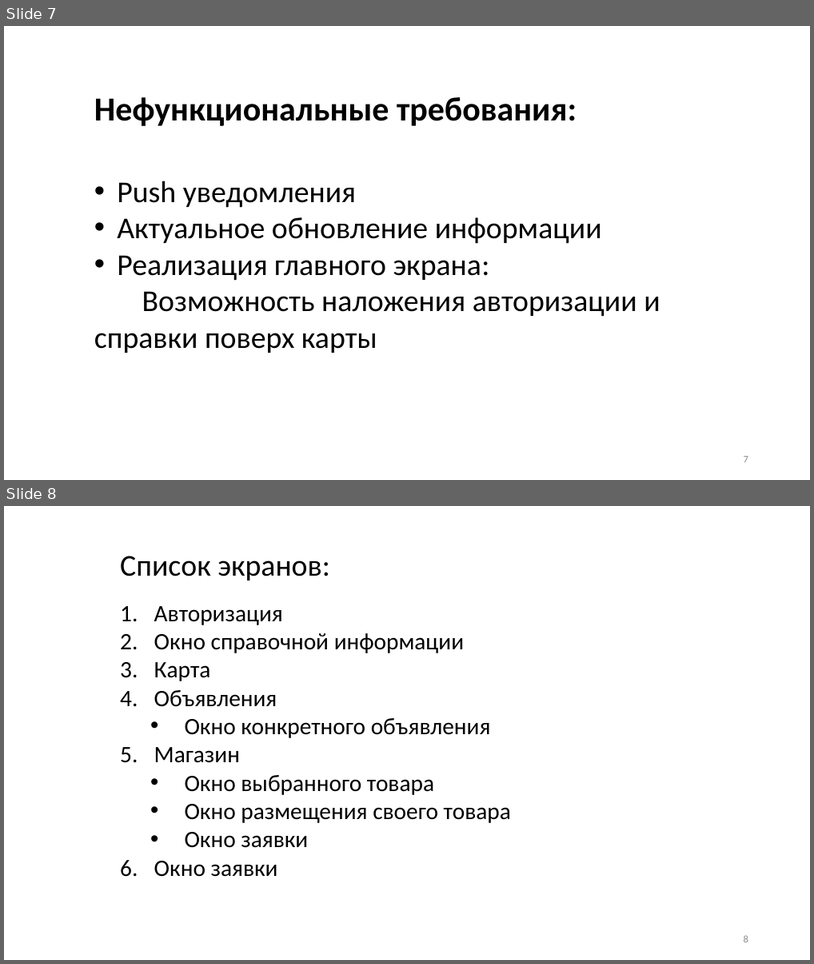
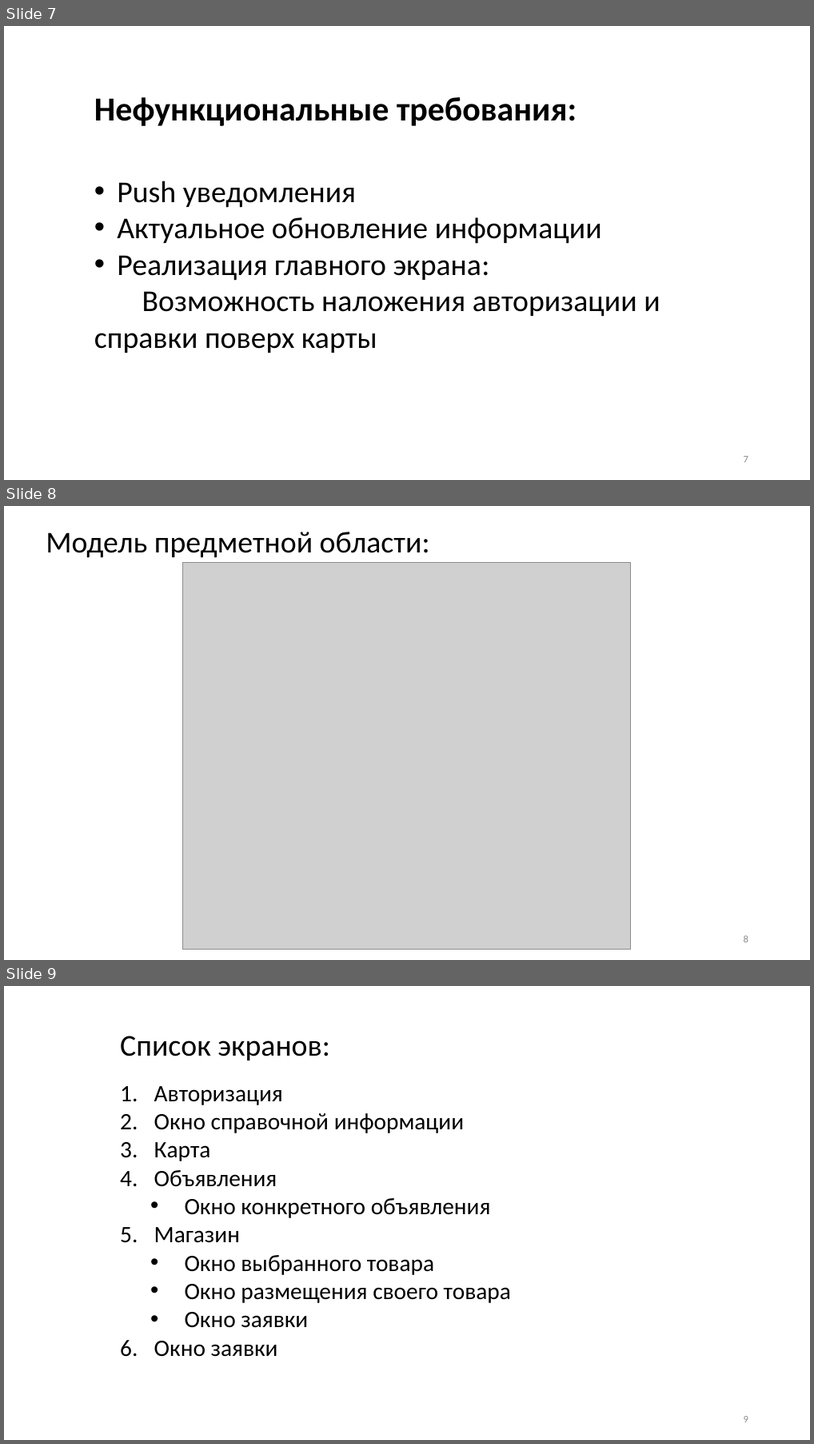
Before and after one commit to Spektral01/NIR_Dormitory, a slide deck: Чалых НИР.pptx. Shown one above the other, each under a label of ours: slides 7 and 8 before the commit, slides 7, 8 and 9 after it. The pictures are 814x964 and 814x1444 pixels, drawn with LibreOffice and Linux fonts; fonts in the diff are those of the drawing; grey boxes stand for pictures. Boxes give left, top, right and bottom in pixels: in the first picture for what was removed or moved away, otherwise in the second. Text is boxed around its words. In the diff, an @@ line names an element or a change of style, - is before the commit and + after.

Commit message:
+DomainModel
+DomainModel

```diff
--- a/Чалых НИР.pptx
+++ b/Чалых НИР.pptx
@@ slide 8 added at <box>4,506,810,960</box>, background #FFFFFF @@
@@ text added at <box>46,532,430,558</box>, 36 pt, text #000000 @@
+Модель предметной области:
@@ picture added at <box>182,562,630,949</box> @@
@@ page number added at <box>744,935,749,942</box>, 12 pt, text #8C8C8C @@
+8
@@ what was slide 8 is now slide 9 @@
```
